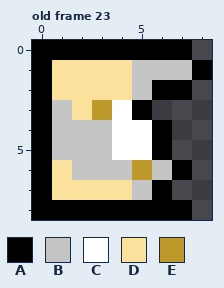
One commit to this pixel-art file: sprites/icons.aseprite. The first picture shows the starting point.
9x9 pixels, 23 frames. Colours within 5 levels of each other are drawn and written as one. Shown: old frame 23. The commit also changed other frames, which this record leaves out.
Visible layers, top first: "Layer 2", "Multiply layer" multiply, "Layer 1".
Palette (. is transparent): A #000000  B #c5c5c5  C #ffffff  D #fbe19c  E #be9a2d
Pixels before, old frame 23, first column x 0:
0 AAAAAAAA.
1 ADDDDBBBA
2 ADDDDBAA.
3 ABDECA...
4 ABBBCCA..
5 ABBBCCA..
6 ADBBBEBA.
7 ADDDDBA..
8 AAAAAAAA.
Now the later version:
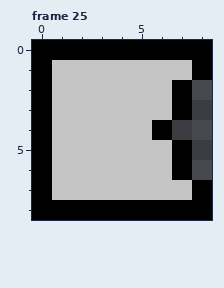
A new or re-ordered frame is compared with the old frame closest to it.
Changes in this commit:
frames 23 -> 26
Frame 25 is new; against old frame 23, layer "Layer 1":
Colour A now appears in row 0 at x 8; in row 3 at x 7; in row 5 at x 7; in rows 7 to 8 at x 8.
Colour B now appears in row 3 at x 6; in row 7 at x 7.
The author changed colour A to colour B in row 2 at x 6; in row 3 at x 5; in row 5 at x 6; in row 7 at x 6.
The author changed colour C to colour B in row 3 at x 4; in rows 4 to 5 at x 4 to 5.
The author changed colour D to colour B in rows 1 to 2 at x 1 to 4; in row 3 at x 2; in row 6 at x 1; in row 7 at x 1 to 4.
The author changed colour E to colour B in row 3 at x 3; in row 6 at x 5.
